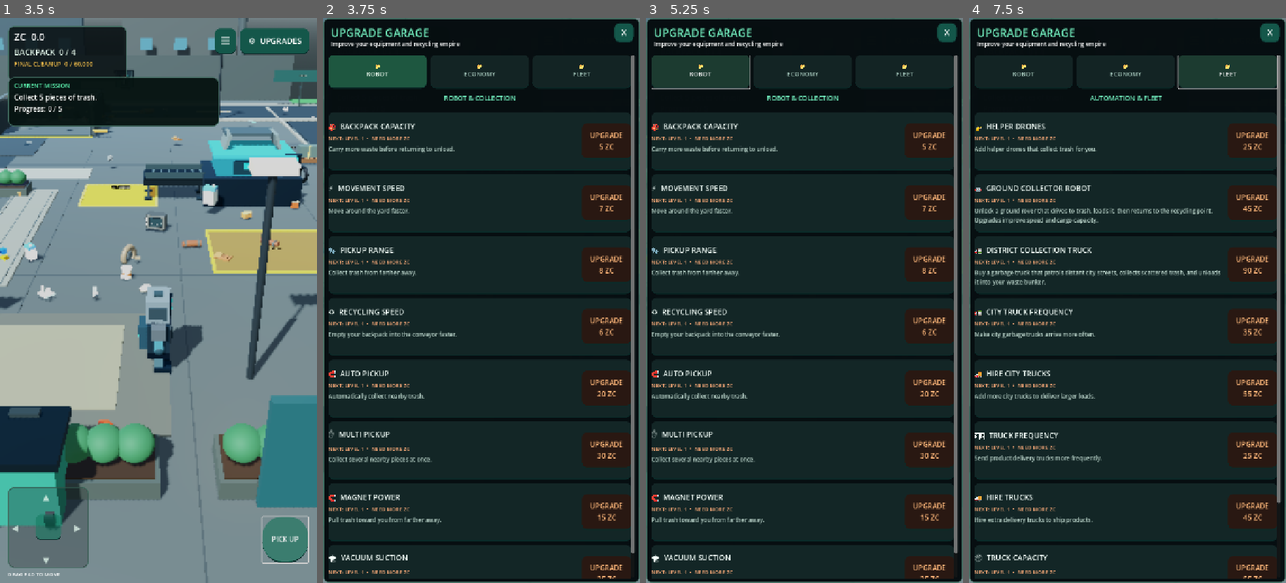
Above: before the commit, frames 1-4 (left to right).
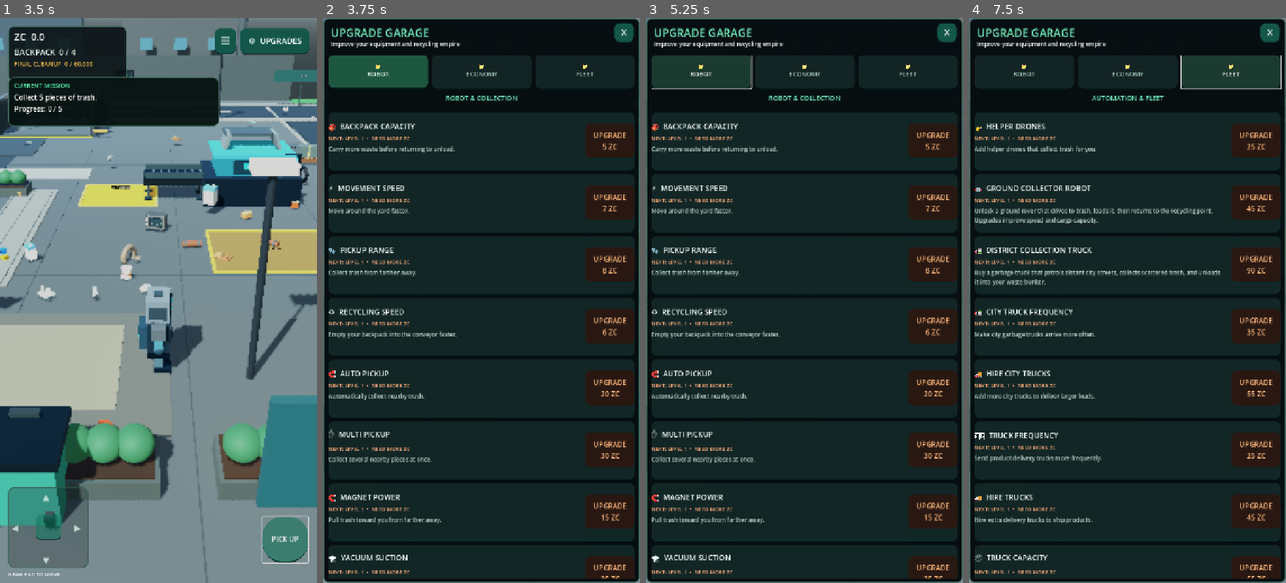
Above: after the commit, the same moments.

Repository: zekainstabot/trash-empire
Game: Godot game, scene res://Scenes/Main.tscn
Same seed, same stepped clock (60 frames per second), same inputs: the game is played once before the commit and once after it.
Inputs (mouse positions are in pixels of both pictures, inside the frame that each line leads up to):
- Up to frame 1 (3.5 s): click "▶ PLAY" at 0.5 s; move the mouse to (228, 272) at 1.27 s; hold D (move_right) 1.28-2 s; click (228, 272) at 1.42 s; drag from (95, 328) to (142, 413) at 2.02 s; click "PICK UP" at 2.75 s
- Up to frame 2 (3.75 s): click "⚙ UPGRADES" at 3.5 s
- Up to frame 3 (5.25 s): click "☰" at 4.25 s; click "📁 ROBOT" at 5 s
- Up to frame 4 (7.5 s): click "📁 ECONOMY" at 5.75 s; click "📁 ECONOMY" at 6.5 s; click "📁 FLEET" at 7.25 s

Frame 1 is identical in both runs. In frame 2, 2.5% of the frame differs, in the area x 13-99%, y 6-100%; in frame 3, 2.5%; in frame 4, 2.5%.

Commit message:
Hide upgrade panel scrollbar

Diff:
--- a/Scripts/main.gd
+++ b/Scripts/main.gd
@@ -1536,7 +1536,8 @@
 	skill_scroll_container.offset_top = 84
 	skill_scroll_container.offset_right = -12
 	skill_scroll_container.offset_bottom = -12
-	skill_scroll_container.vertical_scroll_mode = ScrollContainer.SCROLL_MODE_AUTO
+	# Keep scrolling fully functional while hiding the visible scrollbar.
+	skill_scroll_container.vertical_scroll_mode = ScrollContainer.SCROLL_MODE_SHOW_NEVER
 	skill_scroll_container.horizontal_scroll_mode = ScrollContainer.SCROLL_MODE_DISABLED
 	skill_scroll_container.scroll_deadzone = 6
 	skill_scroll_container.scroll_vertical_custom_step = 28.0
